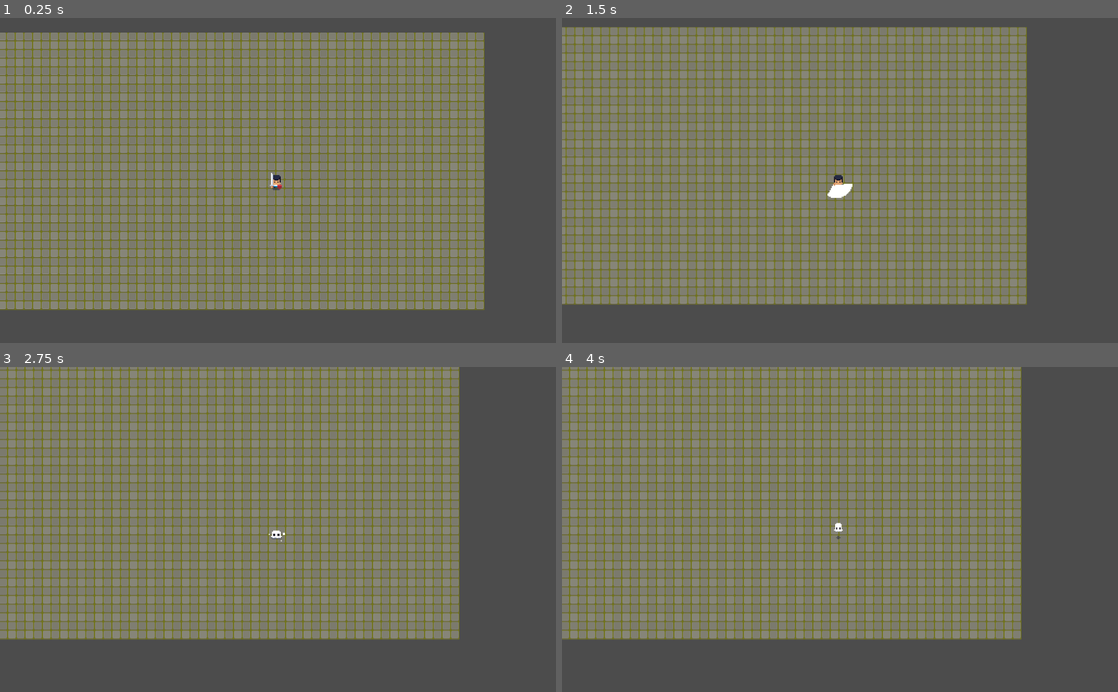
Above: before the commit, frames 1-4 (two rows, left to right).
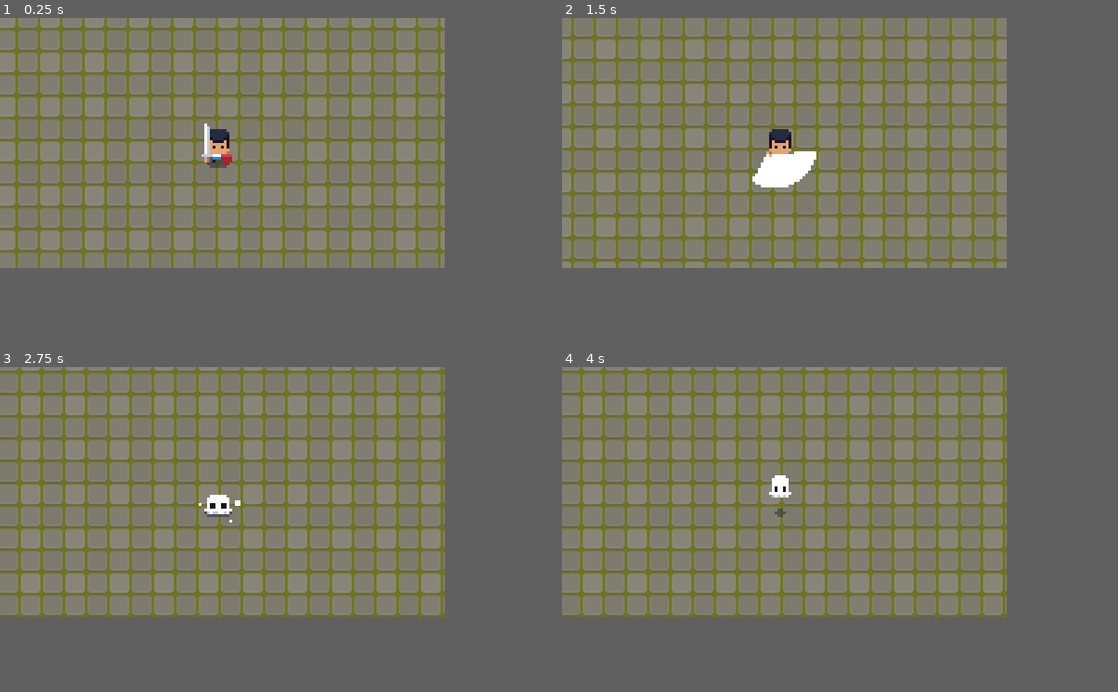
Above: after the commit, the same moments.

Repository: Mewtwo-Maniacs/capstone
Game: Godot game, scene res://scenes/main.tscn
Same seed, same stepped clock (60 frames per second), same inputs: the game is played once before the commit and once after it.
Inputs:
- Up to frame 1 (0.25 s): no input
- Up to frame 2 (1.5 s): hold D (right) 0.53-1.28 s; tap Shift (roll) at 0.6 s; hold S (down) from 1.28 s (still down); tap Space (attack) at 1.35 s
- Up to frame 3 (2.75 s): tap Shift (roll) at 1.55, 2.3 s; release S (down) at 2.03 s; hold D (right) from 2.03 s (still down); tap H (death) at 2.1 s
- Up to frame 4 (4 s): release D (right) at 2.78 s; hold W (up) 2.78-3.53 s; tap Shift (roll) at 2.85, 3.6 s; hold A (left) from 3.53 s (still down)
In our replay, the window is 800x468 before the commit and 640x360 after it. These sizes can differ from the game's own. Grey fills any space a smaller window leaves; there, only what the larger window draws over its background counts as a difference.

The runs differ from the first frame. In frame 1, 44% of the frame differs, in the area x 0-88%, y 0-90%; in frame 2, 41%; in frame 3, 33%; in frame 4, 33%.

Commit message:
ADD enemies with scripts

Diff:
--- /dev/null
+++ b/PlayerStat.tscn
@@ -0,0 +1,11 @@
+[gd_scene load_steps=2 format=2]
+
+[ext_resource path="res://scripts/statWindow.gd" type="Script" id=1]
+
+[node name="Control" type="Control"]
+anchor_right = 1.0
+anchor_bottom = 1.0
+script = ExtResource( 1 )
+__meta__ = {
+"_edit_use_anchors_": false
+}
--- a/project.godot
+++ b/project.godot
@@ -13,6 +13,15 @@
 config/name="Capstone"
 run/main_scene="res://scenes/main.tscn"
 config/icon="res://icon.png"
+
+[display]
+
+window/size/width=320
+window/size/height=180
+window/size/test_width=1280
+window/size/test_height=720
+window/vsync/use_vsync=false
+window/stretch/mode="2d"
 
 [input]
 
--- /dev/null
+++ b/scenes/Enemies/BigDemon.tscn
@@ -0,0 +1,97 @@
+[gd_scene load_steps=21 format=2]
+
+[ext_resource path="res://assets/enemies/bigdemon/big_demon_idle_anim_f1.png" type="Texture" id=1]
+[ext_resource path="res://assets/enemies/bigdemon/big_demon_idle_anim_f2.png" type="Texture" id=2]
+[ext_resource path="res://assets/enemies/bigdemon/big_demon_idle_anim_f3.png" type="Texture" id=3]
+[ext_resource path="res://assets/Enemies/bigdemon/big_demon_idle_anim_f1.png" type="Texture" id=4]
+[ext_resource path="res://assets/Enemies/bigdemon/big_demon_run_anim_f0.png" type="Texture" id=5]
+[ext_resource path="res://assets/Enemies/bigdemon/big_demon_idle_anim_f0.png" type="Texture" id=6]
+[ext_resource path="res://assets/Enemies/bigdemon/big_demon_idle_anim_f2.png" type="Texture" id=7]
+[ext_resource path="res://assets/Enemies/bigdemon/big_demon_idle_anim_f3.png" type="Texture" id=8]
+[ext_resource path="res://scenes/HurtBox.tscn" type="PackedScene" id=9]
+[ext_resource path="res://scenes/Enemies/PlayerDetectionZone.tscn" type="PackedScene" id=10]
+[ext_resource path="res://scenes/HitBox.tscn" type="PackedScene" id=11]
+[ext_resource path="res://scenes/Enemies/SoftCollision.tscn" type="PackedScene" id=12]
+[ext_resource path="res://scenes/Enemies/Wander.tscn" type="PackedScene" id=13]
+[ext_resource path="res://scripts/enemyAi.gd" type="Script" id=14]
+[ext_resource path="res://scenes/Stats.tscn" type="PackedScene" id=15]
+
+[sub_resource type="SpriteFrames" id=1]
+animations = [ {
+"frames": [ ExtResource( 6 ), ExtResource( 4 ), ExtResource( 7 ), ExtResource( 8 ) ],
+"loop": true,
+"name": "Idle",
+"speed": 8.0
+}, {
+"frames": [ ExtResource( 5 ), ExtResource( 1 ), ExtResource( 2 ), ExtResource( 3 ) ],
+"loop": true,
+"name": "Run",
+"speed": 5.0
+} ]
+
+[sub_resource type="CapsuleShape2D" id=2]
+radius = 16.0
+height = 30.0
+
+[sub_resource type="CircleShape2D" id=4]
+radius = 105.0
+
+[sub_resource type="CapsuleShape2D" id=3]
+radius = 21.0
+height = 26.0
+
+[sub_resource type="CircleShape2D" id=5]
+radius = 15.0333
+
+[node name="BigDemon" type="KinematicBody2D"]
+collision_layer = 16
+script = ExtResource( 14 )
+
+[node name="AnimatedSprite" type="AnimatedSprite" parent="."]
+scale = Vector2( 2, 2 )
+frames = SubResource( 1 )
+animation = "Idle"
+playing = true
+
+[node name="CollisionShape2D" type="CollisionShape2D" parent="."]
+visible = false
+position = Vector2( 0, 8 )
+shape = SubResource( 2 )
+
+[node name="PlayerDetectionZone" parent="." instance=ExtResource( 10 )]
+visible = false
+
+[node name="CollisionShape2D" parent="PlayerDetectionZone" index="0"]
+shape = SubResource( 4 )
+
+[node name="HurtBox" parent="." instance=ExtResource( 9 )]
+visible = false
+collision_layer = 8
+collision_mask = 0
+
+[node name="CollisionShape2D" parent="HurtBox" index="0"]
+position = Vector2( 0, 7 )
+shape = SubResource( 3 )
+
+[node name="HitBox" parent="." instance=ExtResource( 11 )]
+visible = false
+collision_layer = 0
+collision_mask = 4
+
+[node name="SoftCollision" parent="." instance=ExtResource( 12 )]
+visible = false
+
+[node name="CollisionShape2D" parent="SoftCollision" index="0"]
+position = Vector2( 0, 8 )
+shape = SubResource( 5 )
+
+[node name="WanderController" parent="." instance=ExtResource( 13 )]
+
+[node name="Stats" parent="." instance=ExtResource( 15 )]
+
+[connection signal="area_entered" from="HurtBox" to="." method="_on_HurtBox_area_entered"]
+[connection signal="no_health" from="Stats" to="." method="_on_Stats_no_health"]
+
+[editable path="PlayerDetectionZone"]
+[editable path="HurtBox"]
+[editable path="SoftCollision"]
--- /dev/null
+++ b/scenes/Enemies/PlayerDetectionZone.tscn
@@ -0,0 +1,13 @@
+[gd_scene load_steps=2 format=2]
+
+[ext_resource path="res://scripts/PlayerDetectionZone.gd" type="Script" id=1]
+
+[node name="PlayerDetectionZone" type="Area2D"]
+collision_layer = 0
+collision_mask = 2
+script = ExtResource( 1 )
+
+[node name="CollisionShape2D" type="CollisionShape2D" parent="."]
+
+[connection signal="body_entered" from="." to="." method="_on_PlayerDetectionZone_body_entered"]
+[connection signal="body_exited" from="." to="." method="_on_PlayerDetectionZone_body_exited"]
--- /dev/null
+++ b/scenes/Enemies/SoftCollision.tscn
@@ -0,0 +1,10 @@
+[gd_scene load_steps=2 format=2]
+
+[ext_resource path="res://scripts/SoftCollision.gd" type="Script" id=1]
+
+[node name="SoftCollision" type="Area2D"]
+collision_layer = 32
+collision_mask = 32
+script = ExtResource( 1 )
+
+[node name="CollisionShape2D" type="CollisionShape2D" parent="."]
--- /dev/null
+++ b/scenes/Enemies/Wander.tscn
@@ -0,0 +1,12 @@
+[gd_scene load_steps=2 format=2]
+
+[ext_resource path="res://scripts/Wander.gd" type="Script" id=1]
+
+[node name="WanderController" type="Node2D"]
+script = ExtResource( 1 )
+
+[node name="Timer" type="Timer" parent="."]
+one_shot = true
+autostart = true
+
+[connection signal="timeout" from="Timer" to="." method="_on_Timer_timeout"]
--- /dev/null
+++ b/scenes/HitBox.tscn
@@ -0,0 +1,5 @@
+[gd_scene format=2]
+
+[node name="HitBox" type="Area2D"]
+
+[node name="CollisionShape2D" type="CollisionShape2D" parent="."]
--- /dev/null
+++ b/scenes/HurtBox.tscn
@@ -0,0 +1,5 @@
+[gd_scene format=2]
+
+[node name="HurtBox" type="Area2D"]
+
+[node name="CollisionShape2D" type="CollisionShape2D" parent="."]
--- /dev/null
+++ b/scenes/Player/PlayerStats.tscn
@@ -0,0 +1,11 @@
+[gd_scene load_steps=2 format=2]
+
+[ext_resource path="res://scripts/statWindow.gd" type="Script" id=1]
+
+[node name="Control" type="Control"]
+anchor_right = 1.0
+anchor_bottom = 1.0
+script = ExtResource( 1 )
+__meta__ = {
+"_edit_use_anchors_": false
+}
--- /dev/null
+++ b/scenes/Stats.tscn
@@ -0,0 +1,6 @@
+[gd_scene load_steps=2 format=2]
+
+[ext_resource path="res://scripts/Stats.gd" type="Script" id=1]
+
+[node name="Stats" type="Node"]
+script = ExtResource( 1 )
--- a/scenes/main.tscn
+++ b/scenes/main.tscn
@@ -1,7 +1,9 @@
-[gd_scene load_steps=3 format=2]
+[gd_scene load_steps=5 format=2]
 
 [ext_resource path="res://scenes/Player/player.tscn" type="PackedScene" id=1]
 [ext_resource path="res://scenes/Worlds/testDung.tscn" type="PackedScene" id=2]
+[ext_resource path="res://scenes/Player/PlayerStats.tscn" type="PackedScene" id=3]
+[ext_resource path="res://scenes/Enemies/BigDemon.tscn" type="PackedScene" id=4]
 
 [node name="main" type="Node2D"]
 
@@ -12,3 +14,12 @@
 
 [node name="Camera2D" type="Camera2D" parent="Player"]
 current = true
+
+[node name="StatWindow" parent="Player" instance=ExtResource( 3 )]
+margin_left = 129.0
+margin_top = -177.0
+margin_right = 462.0
+margin_bottom = 188.0
+
+[node name="BigDemon" parent="." instance=ExtResource( 4 )]
+position = Vector2( 12, 88 )
--- /dev/null
+++ b/scripts/PlayerDetectionZone.gd
@@ -0,0 +1,13 @@
+extends Area2D
+
+var player = null
+
+func can_see_player():
+	return player != null
+
+func _on_PlayerDetectionZone_body_entered(body):
+	player = body
+
+
+func _on_PlayerDetectionZone_body_exited(body):
+	player = null
--- /dev/null
+++ b/scripts/SoftCollision.gd
@@ -0,0 +1,15 @@
+extends Area2D
+
+func is_colliding():
+	var areas = get_overlapping_areas()
+	return areas.size() > 0
+
+func get_push_vector():
+	var areas = get_overlapping_areas()
+	var push_vector = Vector2.ZERO
+
+	if is_colliding():
+		var area = areas[0]
+		push_vector = area.global_position.direction_to(global_position)
+		push_vector = push_vector.normalized()
+	return push_vector
--- /dev/null
+++ b/scripts/Stats.gd
@@ -0,0 +1,11 @@
+extends Node
+
+export(int) var MAX_HEALTH = 10
+onready var health = MAX_HEALTH setget set_health
+
+signal no_health
+
+func set_health(value):
+	health = value
+	if health <= 0:
+		emit_signal("no_health")
--- /dev/null
+++ b/scripts/Wander.gd
@@ -0,0 +1,23 @@
+extends Node2D
+
+export(int) var wander_range = 32
+
+onready var start_position = global_position
+onready var target_position = global_position
+onready var timer = $Timer
+
+func _ready():
+	update_target_position()
+
+func update_target_position():
+	var target_vector = Vector2(rand_range(-wander_range, wander_range), rand_range(-wander_range, wander_range))
+	target_position = start_position + target_vector
+
+func get_time_left():
+	return timer.time_left
+
+func timer_start(duration):
+	timer.start(duration)
+
+func _on_Timer_timeout():
+	update_target_position()
--- /dev/null
+++ b/scripts/enemyAi.gd
@@ -0,0 +1,86 @@
+extends KinematicBody2D
+
+export var ACCELERATION = 300
+export var MAX_SPEED = 50
+export var FRICTION = 200
+export var WANDER_RANGE = 4
+
+var knockback = Vector2.ZERO
+var velocity = Vector2.ZERO
+
+enum {
+	IDLE,
+	WANDER,
+	CHASE
+}
+
+var state = IDLE
+
+onready var playerDetectionZone = $PlayerDetectionZone
+onready var sprite = $AnimatedSprite
+onready var wanderController = $WanderController
+onready var softCollision = $SoftCollision
+onready var stats = $Stats
+
+func _ready():
+	state = pick_new_state([IDLE, WANDER])
+
+func _physics_process(delta):
+	knockback = knockback.move_toward(Vector2.ZERO, FRICTION * delta)
+	knockback = move_and_slide(knockback)
+
+	match state:
+		IDLE:
+			velocity = velocity.move_toward(Vector2.ZERO, FRICTION * delta)
+			seek_player()
+
+			if wanderController.get_time_left() == 0:
+				state = pick_new_state([IDLE, WANDER])
+				wanderController.timer_start(rand_range(1, 3))
+		WANDER:
+			seek_player()
+			if wanderController.get_time_left() == 0:
+				state = pick_new_state([IDLE, WANDER])
+				wanderController.timer_start(rand_range(1, 3))
+
+			var direction = global_position.direction_to(wanderController.target_position)
+			velocity = velocity.move_toward(direction * MAX_SPEED, ACCELERATION * delta)
+			sprite.flip_h = velocity.x < 0
+
+			if global_position.distance_to(wanderController.target_position) <= WANDER_RANGE:
+				state = pick_new_state([IDLE, WANDER])
+				velocity = velocity.move_toward(direction * MAX_SPEED, ACCELERATION * delta)
+
+		CHASE:
+			var player = playerDetectionZone.player
+			if player != null:
+				var direction = global_position.direction_to(player.global_position)
+				velocity = velocity.move_toward(direction * MAX_SPEED, ACCELERATION * delta)
+			else:
+				state = IDLE
+			sprite.flip_h = velocity.x < 0
+
+	if softCollision.is_colliding():
+		velocity += softCollision.get_push_vector() * delta * 400
+
+	velocity = move_and_slide(velocity)
+
+func seek_player():
+	if playerDetectionZone.can_see_player():
+		state = CHASE
+
+func pick_new_state(stateList):
+	stateList.shuffle()
+	return stateList.pop_front()
+
+func _on_HurtBox_area_entered(area):
+#	var knockback_vector = area.knockback_vector
+
+# UNCOMMENT and delete other line once player is working
+#	stats.health -= area.damage
+	queue_free()
+	stats.health -= 1
+	knockback = Vector2.RIGHT * 100
+
+func _on_Stats_no_health():
+	queue_free()
--- /dev/null
+++ b/scripts/statWindow.gd
@@ -0,0 +1 @@
+extends Control
Binary file added: assets/enemies/bigdemon/big_demon_idle_anim_f0.png
Not shown, added: assets/enemies/bigdemon/big_demon_idle_anim_f0.png.import
Binary file added: assets/enemies/bigdemon/big_demon_idle_anim_f1.png
Not shown, added: assets/enemies/bigdemon/big_demon_idle_anim_f1.png.import
Binary file added: assets/enemies/bigdemon/big_demon_idle_anim_f2.png
Not shown, added: assets/enemies/bigdemon/big_demon_idle_anim_f2.png.import
Binary file added: assets/enemies/bigdemon/big_demon_idle_anim_f3.png
Not shown, added: assets/enemies/bigdemon/big_demon_idle_anim_f3.png.import
Binary file added: assets/enemies/bigdemon/big_demon_run_anim_f0.png
Not shown, added: assets/enemies/bigdemon/big_demon_run_anim_f0.png.import
Binary file added: assets/enemies/bigdemon/big_demon_run_anim_f1.png
Not shown, added: assets/enemies/bigdemon/big_demon_run_anim_f1.png.import
(and 6 more such lines)
